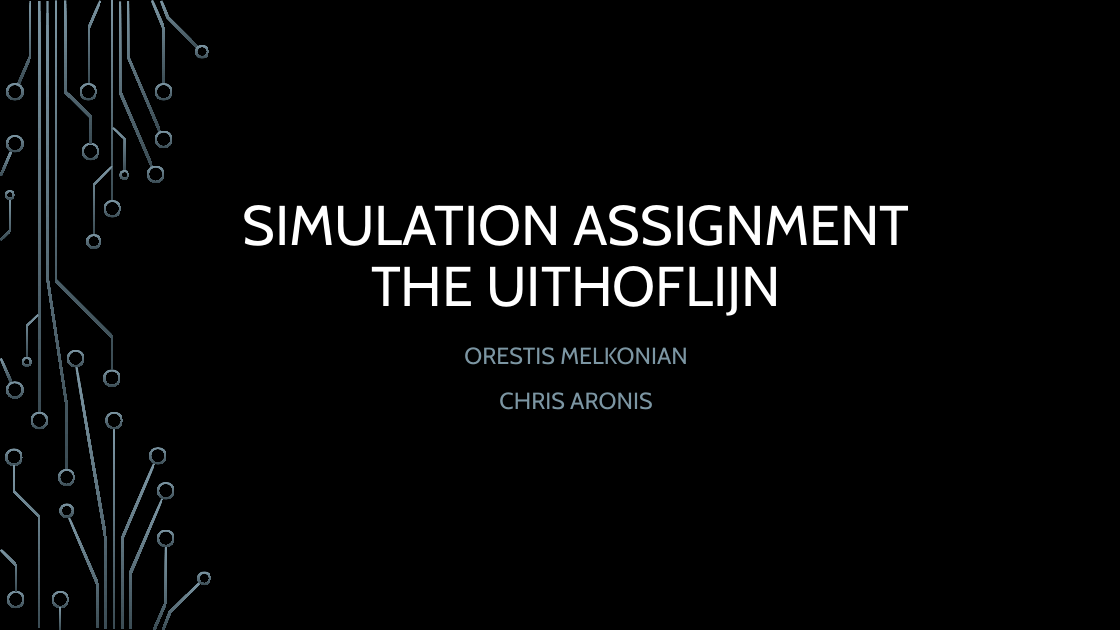
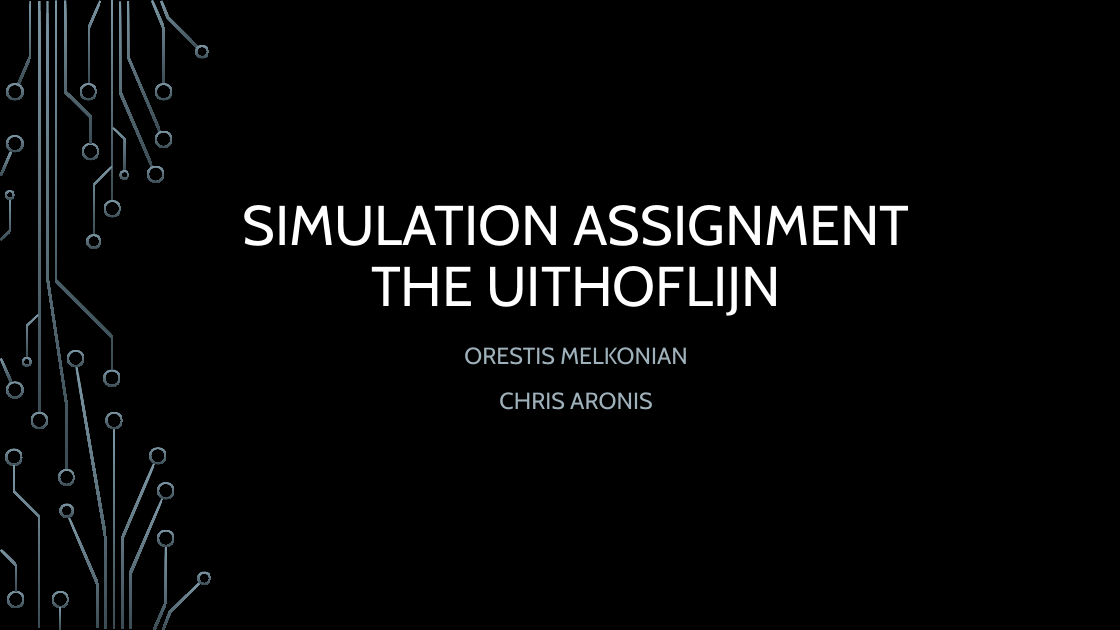
Before and after one commit to omelkonian/PySimu, a slide deck: slide 1 of presentation/Simulation assignment.pptx. Drawn at 1120x630 pixels with LibreOffice and Linux fonts; fonts in the diff are those of the drawing; background and template pictures are left out. Boxes give left, top, right and bottom in pixels: in the first picture for what was removed or moved away, otherwise in the second. Text is boxed around its words. In the diff, an @@ line names an element or a change of style, - is before the commit and + after.

Commit message:
Presentation: Added colours in output analysis

```diff
--- a/presentation/Simulation assignment.pptx
+++ b/presentation/Simulation assignment.pptx
@@ subtitle "ORESTIS MELKONIAN" at [464,347,688,410]: text colour #7C96A3 to #9FB2BB @@
```
Also in this commit, not shown: 5 other slides changed, 1 other file.
